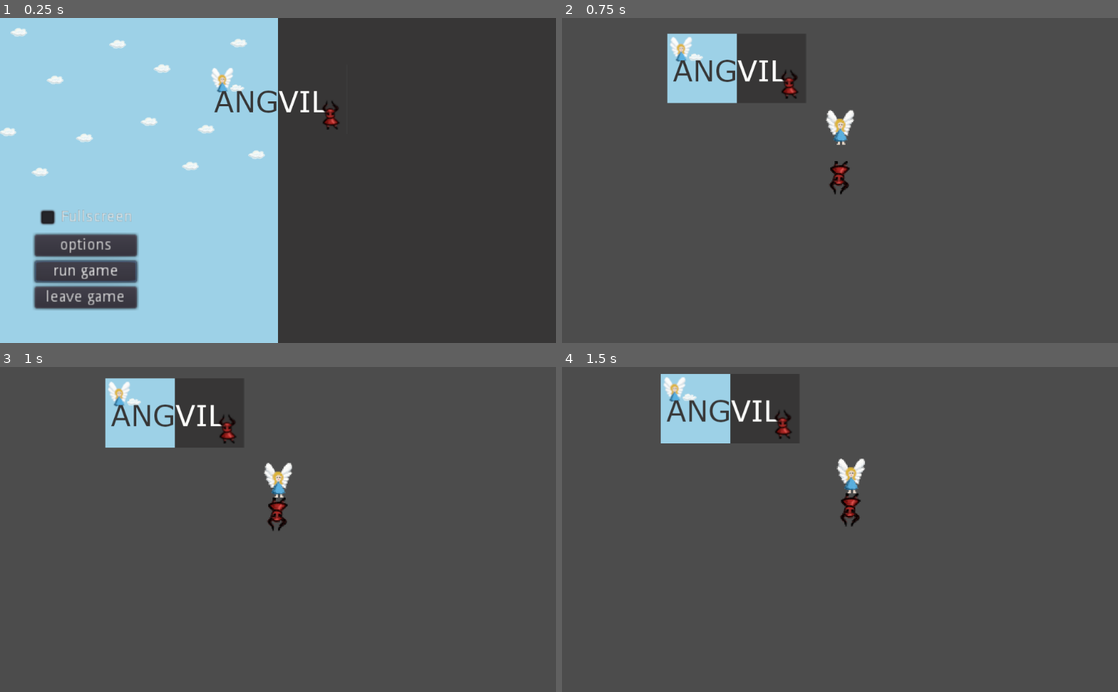
Above: before the commit, frames 1-4 (two rows, left to right).
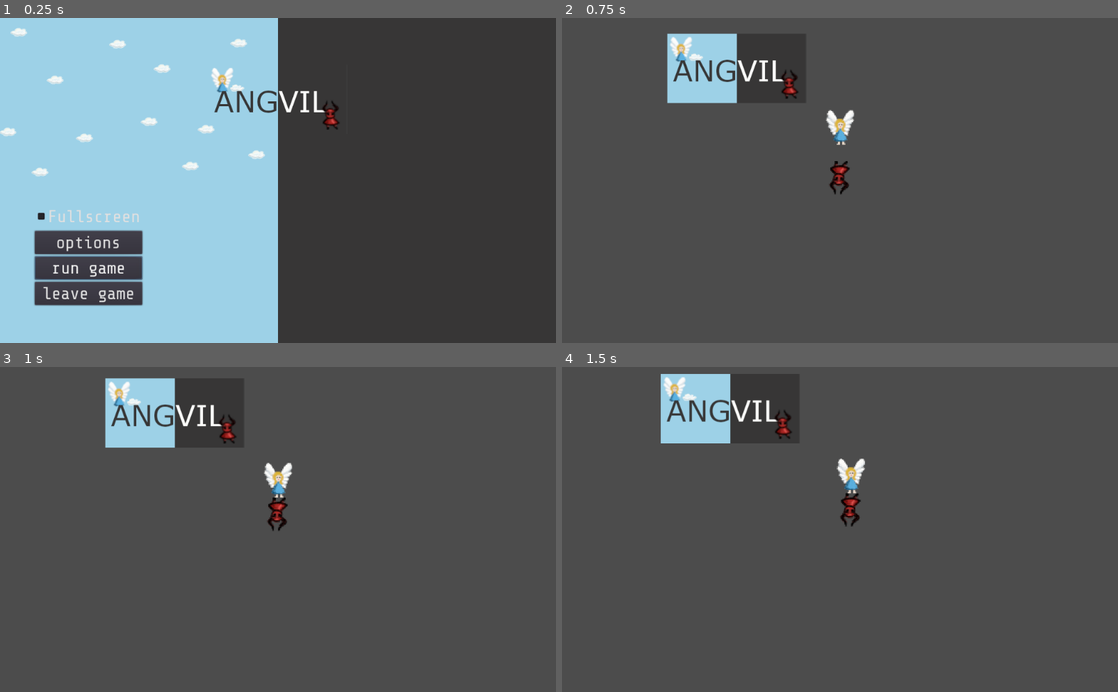
Above: after the commit, the same moments.

Repository: ang-vil/angvil
Game: Godot game, scene res://scenes/menu.tscn
Two runs of this game, one before a commit and one after it. Both use one fixed random seed, a clock stepped at 60 frames per second and the inputs below.
Inputs (mouse positions are in pixels of both pictures, inside the frame that each line leads up to):
- Up to frame 1 (0.25 s): no input
- Up to frame 2 (0.75 s): click "run game" at 0.5 s
- Up to frame 3 (1 s): no input
- Up to frame 4 (1.5 s): tap Enter at 1.25 s; move the mouse to (962, 513) at 1.27 s; hold Right (key_right) from 1.28 s (still down); click (962, 513) at 1.42 s

The runs differ from the first frame. In frame 1, 3.0% of the frame differs, in the area x 5-26%, y 58-90%; in frame 2, nothing differs; in frame 3, nothing differs; in frame 4, nothing differs.

Commit message:
add fonts

Diff:
--- a/scenes/menu.tscn
+++ b/scenes/menu.tscn
@@ -1,10 +1,18 @@
-[gd_scene load_steps=6 format=2]
+[gd_scene load_steps=9 format=2]
 
 [ext_resource path="res://scripts/menu.gd" type="Script" id=1]
 [ext_resource path="res://assets/Angvil_logo.png" type="Texture" id=2]
 [ext_resource path="res://assets/cloud_heaven.png" type="Texture" id=3]
 [ext_resource path="res://scripts/background_left.gd" type="Script" id=4]
 [ext_resource path="res://scripts/background_right.gd" type="Script" id=5]
+[ext_resource path="res://assets/fonts/share-tech-mono/ShareTechMono-Regular.ttf" type="DynamicFontData" id=6]
+
+[sub_resource type="DynamicFont" id=1]
+size = 32
+font_data = ExtResource( 6 )
+
+[sub_resource type="Theme" id=2]
+default_font = SubResource( 1 )
 
 [node name="Menu" type="Control"]
 anchor_right = 1.0
@@ -92,36 +100,36 @@
 margin_top = -256.0
 margin_right = 158.0
 margin_bottom = -160.0
-rect_scale = Vector2( 2, 2 )
+theme = SubResource( 2 )
 __meta__ = {
 "_edit_use_anchors_": false
 }
 
 [node name="CheckBox" type="CheckBox" parent="VBoxContainer"]
-margin_right = 94.0
-margin_bottom = 24.0
+margin_right = 198.0
+margin_bottom = 45.0
 text = "Fullscreen"
 
 [node name="OptionsButton" type="Button" parent="VBoxContainer"]
-margin_top = 28.0
-margin_right = 94.0
-margin_bottom = 48.0
+margin_top = 49.0
+margin_right = 198.0
+margin_bottom = 92.0
 focus_neighbour_top = NodePath("../ExitButton")
 focus_neighbour_bottom = NodePath("../StartButton")
 text = "options"
 
 [node name="StartButton" type="Button" parent="VBoxContainer"]
-margin_top = 52.0
-margin_right = 94.0
-margin_bottom = 72.0
+margin_top = 96.0
+margin_right = 198.0
+margin_bottom = 139.0
 focus_neighbour_top = NodePath("../OptionsButton")
 focus_neighbour_bottom = NodePath("../ExitButton")
 text = "run game"
 
 [node name="ExitButton" type="Button" parent="VBoxContainer"]
-margin_top = 76.0
-margin_right = 94.0
-margin_bottom = 96.0
+margin_top = 143.0
+margin_right = 198.0
+margin_bottom = 186.0
 focus_neighbour_top = NodePath("../StartButton")
 focus_neighbour_bottom = NodePath("../OptionsButton")
 text = "leave game"
Binary file added: assets/fonts/bangers/Bangers.ttf
Not shown, added: assets/fonts/bangers/OFL.txt
Not shown, added: assets/fonts/share-tech-mono/OFL.txt
Binary file added: assets/fonts/share-tech-mono/ShareTechMono-Regular.ttf
